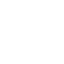
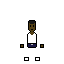
Revision of a layered 64px x 64px image; what changed, layer by layer:
showed group "South Group" (13 layers) over 20, 20, 44, 61
showed "Stand_South" over 20, 20, 44, 61
showed "Stand Color" over 21, 45, 43, 60
showed "Common Color" over 28, 21, 36, 47
